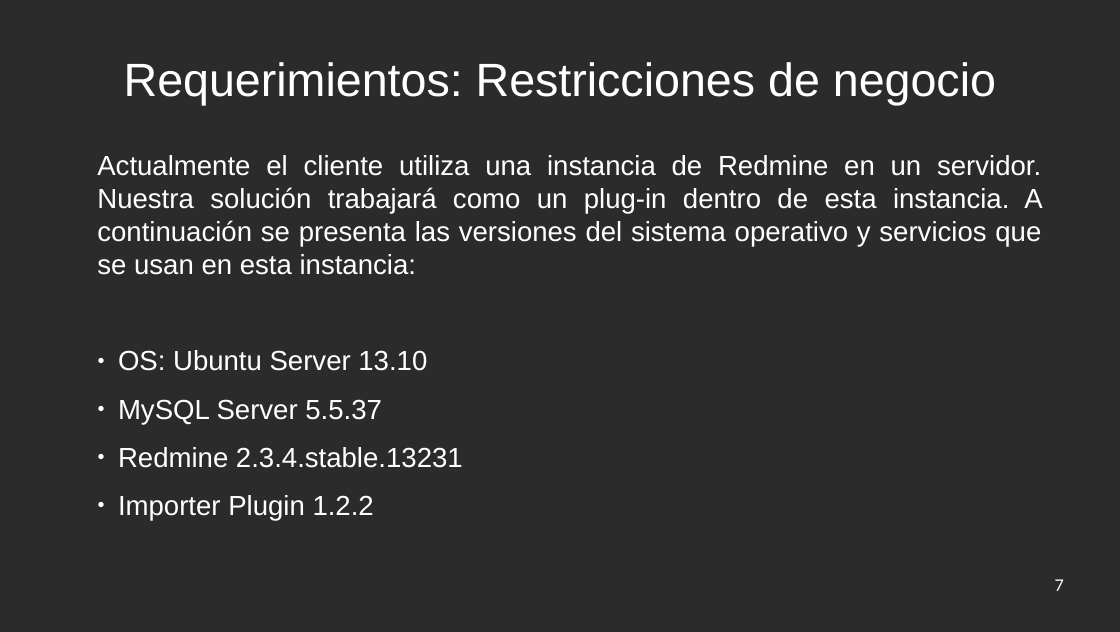
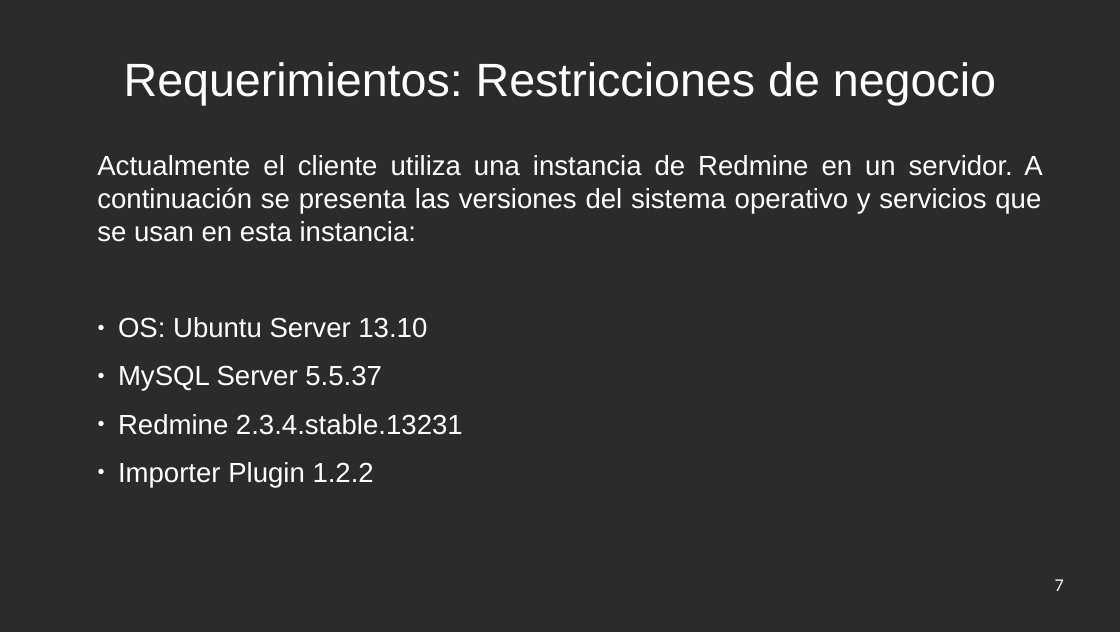
Before and after one commit to jw92/PPR, a slide deck: slide 7 of final.odp. Drawn at 1120x632 pixels with LibreOffice and Linux fonts; fonts in the diff are those of the drawing; background and template pictures are left out; a plain dark background stands for a picture behind light text. Boxes give left, top, right and bottom in pixels: in the first picture for what was removed or moved away, otherwise in the second. Text is boxed around its words. In the diff, an @@ line names an element or a change of style, - is before the commit and + after.

```diff
--- a/final.odp
+++ b/final.odp
@@ text at [97,155,1042,242]: text changed @@
-Actualmente el cliente utiliza una instancia de Redmine en un servidor. Nuestra solución trabajará como un plug-in dentro de esta instancia. A continuación se presenta las versiones del sistema operativo y servicios que se usan en esta instancia:
+Actualmente el cliente utiliza una instancia de Redmine en un servidor. A continuación se presenta las versiones del sistema operativo y servicios que se usan en esta instancia:
```
Also in this commit, not shown: 3 other slides changed, 6 slides added, 3 slides removed, 3 other files.
